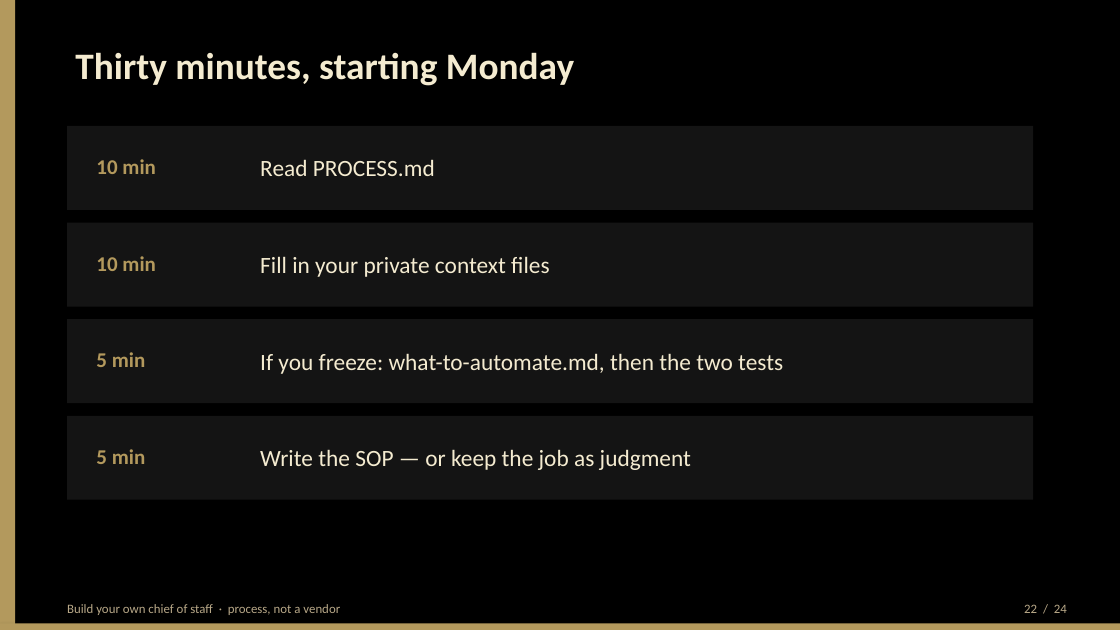
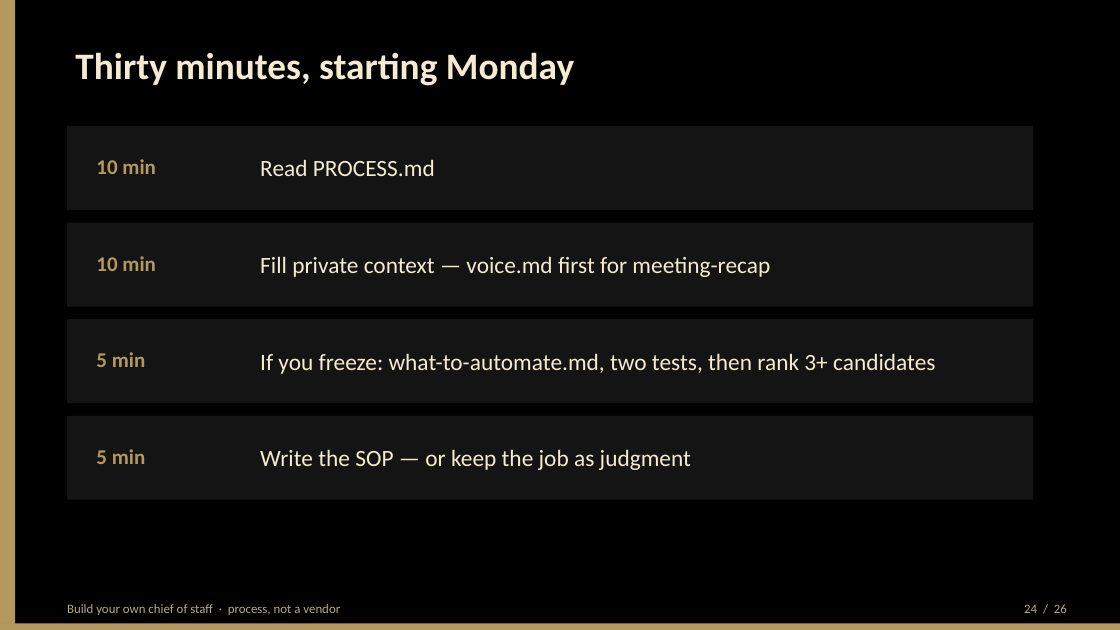
Before and after one commit to BittahCriminal/build-your-own-chief-of-staff, a slide deck: slide 24 of slides/building-your-own-chief-of-staff.pptx (slide 22 before the commit). Drawn at 1120x630 pixels with LibreOffice and Linux fonts; fonts in the diff are those of the drawing. Boxes give left, top, right and bottom in pixels: in the first picture for what was removed or moved away, otherwise in the second. Text is boxed around its words. In the diff, an @@ line names an element or a change of style, - is before the commit and + after.

Commit message:
Add live demo and candidate scoring

```diff
--- a/slides/building-your-own-chief-of-staff.pptx
+++ b/slides/building-your-own-chief-of-staff.pptx
@@ text at (260, 256, 770, 277): text changed @@
-Fill in your private context files
+Fill private context — voice.md first for meeting-recap
@@ text at (260, 353, 935, 374): text changed @@
-If you freeze: what-to-automate.md, then the two tests
+If you freeze: what-to-automate.md, two tests, then rank 3+ candidates
@@ text at (1024, 604, 1067, 613): text changed @@
-22 / 24
+24 / 26
```
Also in this commit, not shown: 22 other slides changed, 3 slides added, 1 slide removed, 8 other files.
